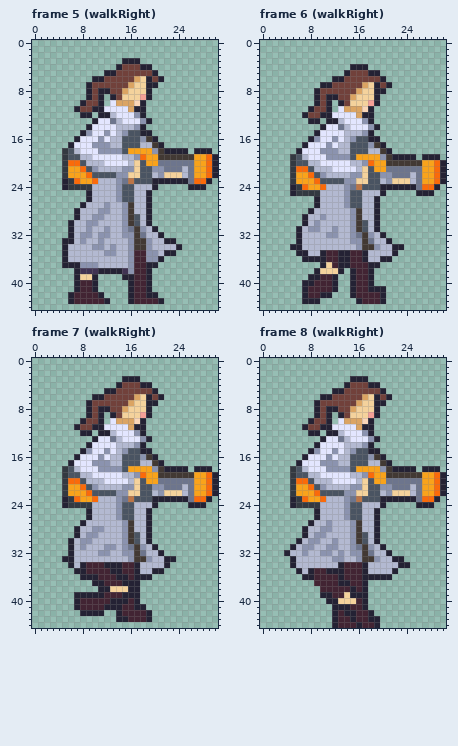
Pixel-art file: rawAssets/animations/Flipside_Player_Model_AllAnims_Cropped.aseprite. The picture above is the old version.
31x45 pixels, 34 frames. Shown: frame 5 (walkRight), frame 6 (walkRight), frame 7 (walkRight), frame 8 (walkRight). The commit also changed other frames, which this record leaves out.
The same view after the edit:
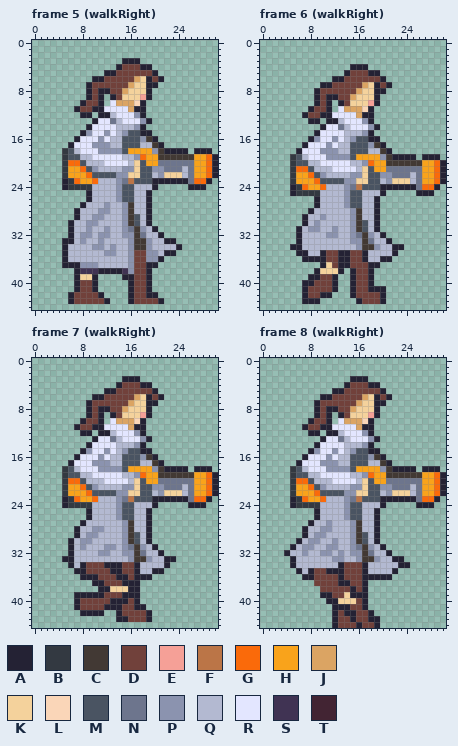
Palette (. is transparent): A #242234  B #333941  C #423934  D #71413b  E #f5a097  F #bb7547  G #fa6a0a  H #f9a31b  J #dba463  K #f4d29c  L #fad6b8  M #4a5462  N #6d758d  P #8b93af  Q #b3b9d1  R #e3e6ff  S #403353  T #422433
Edits made:
--- frame 5 (walkRight)
@@ x 5..22 @@
 34 AQQQQPPQPQQPCCPQQQ
-35 AQQQQQQPPQQPTTPPQA
-36 AQQQQQQQQQQPTTPPA.
-37 AAAPPPQQQQQPTTAA..
-38 ..ASSSAAAASPTTA...
-39 ..AKKA....AATTA...
-40 ..ATTA.....ATTA...
-41 ..ATTA.....ATTA...
-42 .ATTTTA....ATTAA..
-43 .ATTTTTA...ATTTTA.
+35 AQQQQQQPPQQPDDPPQA
+36 AQQQQQQQQQQPDDPPA.
+37 AAAPPPQQQQQPDDAA..
+38 ..ASSSAAAASPDDA...
+39 ..AKKA....AADDA...
+40 ..ADDA.....ADDA...
+41 ..ADDA.....ADDA...
+42 .ADDDDA....ADDAA..
+43 .ADDDDDA...ADDDDA.
 44 ..................
--- frame 6 (walkRight)
@@ x 6..21 @@
 34 AQQQQQQQQQPCCPQQ
-35 AAQQATTAATTAQQQQ
-36 .AAAATTAATTAQQAA
-37 ....AKTAATTTAA..
-38 ...AKKKA.ATTA...
-39 ..AATTA..ATTA...
-40 .AATTTA..ATTA...
-41 .ATTTTA..ATTAAA.
-42 .ATTAA...ATTTTA.
-43 .AAA......ATTTA.
+35 AAQQADDAADDAQQQQ
+36 .AAAADDAADDAQQAA
+37 ....AKDAADDDAA..
+38 ...AKKKA.ADDA...
+39 ..AADDA..ADDA...
+40 .AADDDA..ADDA...
+41 .ADDDDA..ADDAAA.
+42 .ADDAA...ADDDDA.
+43 .AAA......ADDDA.
 44 ................
--- frame 7 (walkRight)
@@ x 6..20 @@
 33 AQQQQQQQQQPCCPQ
-34 AQATTTAAATTAQQQ
-35 .AATTTTAATTAQQA
-36 ..AAATTTAATAAA.
-37 ....AATTTAAA...
+34 AQADDDAAADDAQQQ
+35 .AADDDDAADDAQQA
+36 ..AAADDDAADAAA.
+37 ....AADDDAAA...
 38 .....AAKKKAA...
-39 .AAAAATTTAAA...
-40 .ATTTTTAAATA...
-41 .ATTTTAAATTAA..
-42 ..AAAA..ATTTTA.
-43 ........AATTTA.
+39 .AAAAADDDAAA...
+40 .ADDDDDAAADA...
+41 .ADDDDAAADDAA..
+42 ..AAAA..ADDDDA.
+43 ........AADDDA.
 44 ...............
--- frame 8 (walkRight)
@@ x 7..20 @@
 33 QQQQQPPQQPCCPQ
-34 QQQQQQATTTAQQQ
-35 QATTAAATTTAQQQ
-36 AATTTTATTTAAAA
-37 ..TTTTAATTA...
-38 ...TTTTTATA...
-39 ...AATTKAAA...
-40 ....AAKKKTA...
-41 .....AAATTA...
-42 .....ATAATTA..
-43 .....ATTATTAA.
-44 .....ATTTATTA.
+34 QQQQQQADDDAQQQ
+35 QADDAAADDDAQQQ
+36 AADDDDADDDAAAA
+37 ..DDDDAADDA...
+38 ...DDDDDADA...
+39 ...AADDKAAA...
+40 ....AAKKKDA...
+41 .....AAADDA...
+42 .....ADAADDA..
+43 .....ADDADDAA.
+44 .....ADDDADDA.
Changed places in both pictures, as pixel boxes (x1, y1, x2, y2):
changed: (134, 250, 158, 304)
changed: (74, 280, 104, 304)
changed: (308, 250, 380, 304)
changed: (80, 562, 146, 622)
changed: (314, 562, 374, 628)
